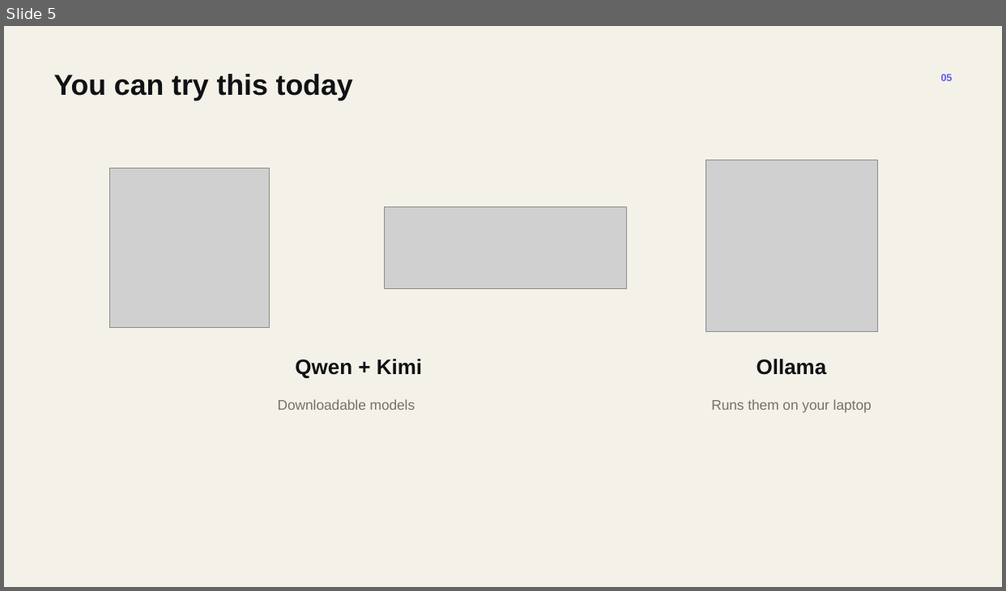
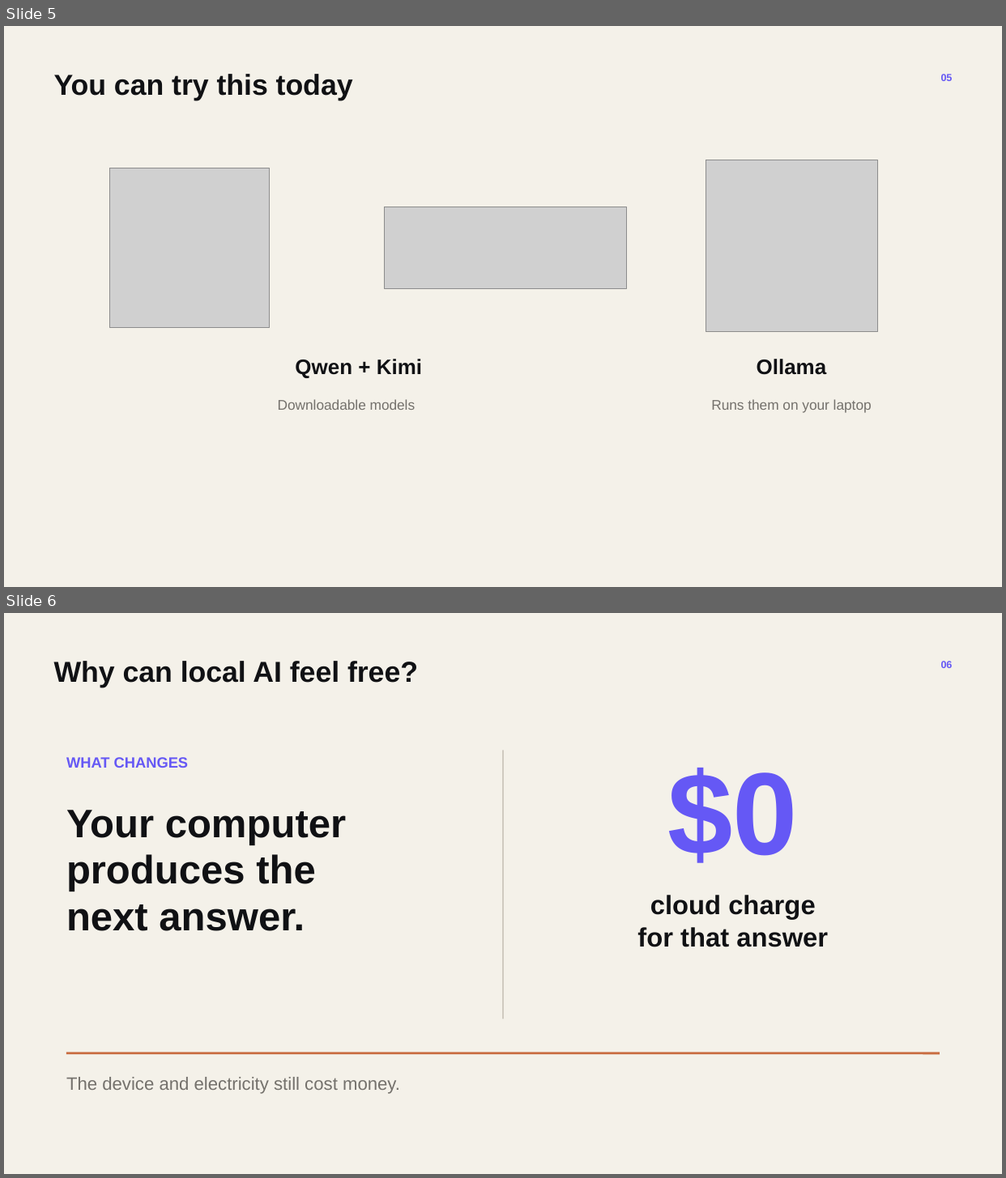
Before and after one commit to Nettspend666/fur-creator-seeding, a slide deck: outputs/presentations/Will AI Be Completely Free - Final.pptx. Shown one above the other, each under a label of ours: slide 5 before the commit, slides 5 and 6 after it. The pictures are 1006x591 and 1006x1178 pixels, drawn with LibreOffice and Linux fonts; fonts in the diff are those of the drawing; grey boxes stand for pictures. Boxes give left, top, right and bottom in pixels: in the first picture for what was removed or moved away, otherwise in the second. Text is boxed around its words. In the diff, an @@ line names an element or a change of style, - is before the commit and + after.

Commit message:
Redesign local AI cost slide

```diff
--- a/outputs/presentations/Will AI Be Completely Free - Final.pptx
+++ b/outputs/presentations/Will AI Be Completely Free - Final.pptx
@@ slide 6 added at [4,613,1002,1174], background #F4F1E9 @@
@@ text added at [54,661,418,688], 27.8 pt, text #101114, bold @@
+Why can local AI feel free?
@@ text added at [941,661,953,668], 9.8 pt, text #6558F5, bold @@
+06
@@ text added at [66,757,189,768], 14.2 pt, text #6558F5, bold @@
+WHAT CHANGES
@@ line added from (503, 750) to (503, 1020), #CFCAC0 1.5 pt @@
@@ text added at [668,768,799,863], 112.5 pt, text #6558F5, bold @@
+$0
@@ text added at [66,810,346,931], 38.2 pt, text #101114, bold @@
+Your computer
+produces the
+next answer.
@@ text added at [637,895,828,948], 25.5 pt, text #101114, bold @@
+cloud charge
+for that answer
@@ line added from (66, 1054) to (940, 1054), #C96E42 2.25 pt @@
@@ text added at [66,1077,400,1094], 17.2 pt, text #74716C @@
+The device and electricity still cost money.
```
Also in this commit, not shown: 1 slide removed, 1 other file.
